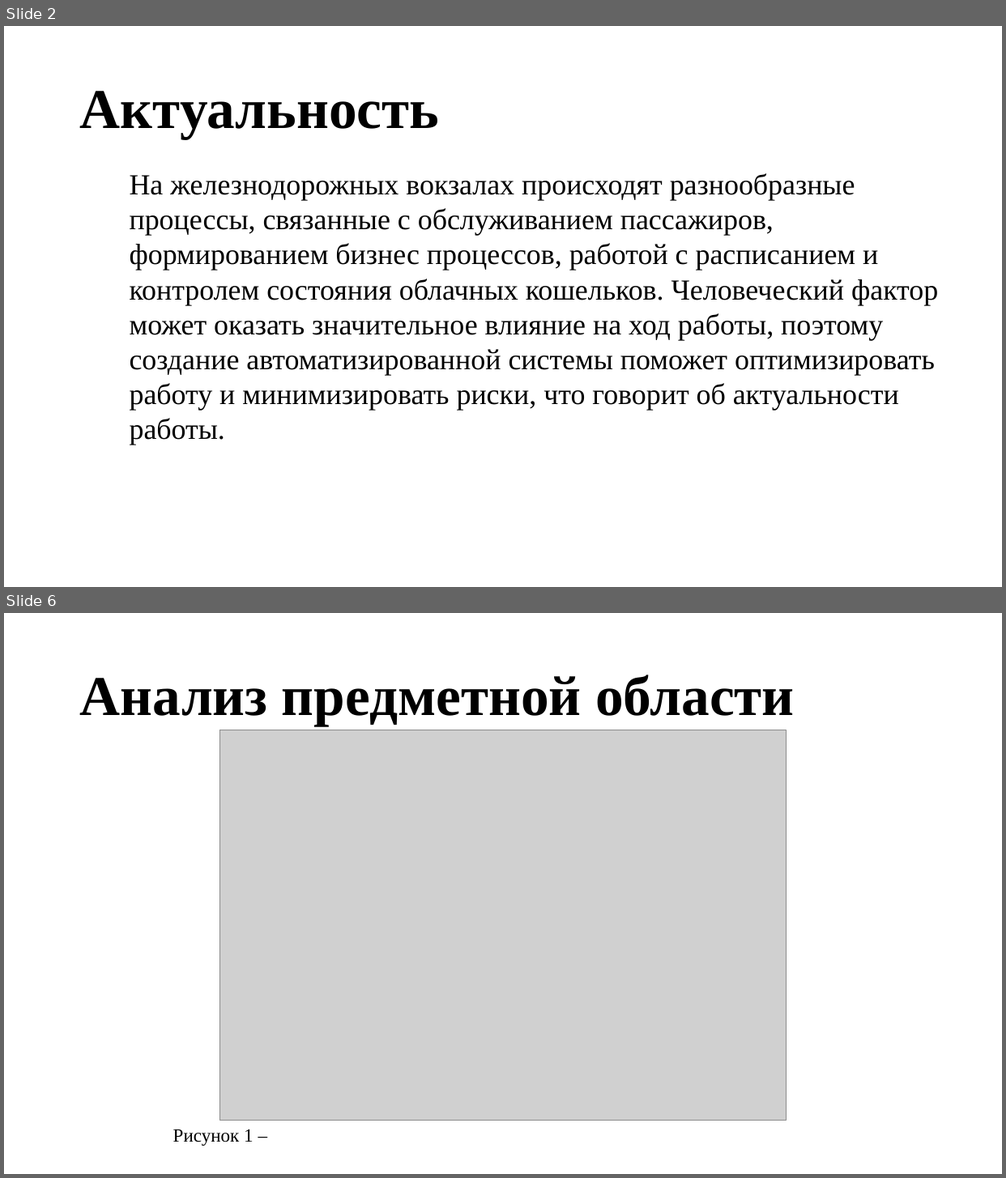
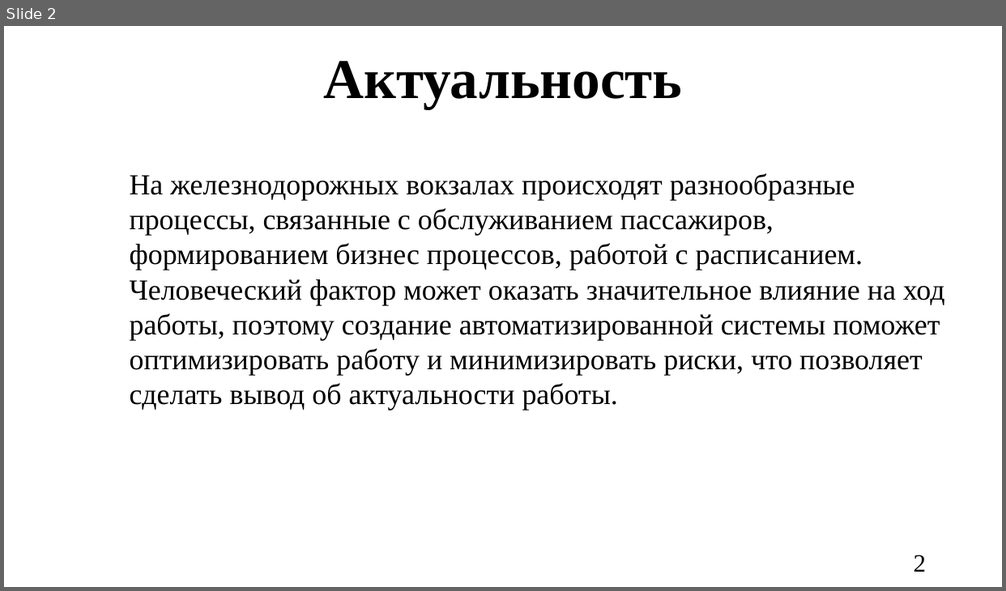
Before and after one commit to DogNellaf/TrainsDiploma, a slide deck: doc/Презентация.pptx. Shown one above the other, each under a label of ours: slides 2 and 6 before the commit, slide 2 after it; the slides between them are not shown. The pictures are 1006x1178 and 1006x591 pixels, drawn with LibreOffice and Linux fonts; fonts in the diff are those of the drawing; grey boxes stand for pictures; background and template pictures are left out. Boxes give left, top, right and bottom in pixels: in the first picture for what was removed or moved away, otherwise in the second. Text is boxed around its words. In the diff, an @@ line names an element or a change of style, - is before the commit and + after.

```diff
--- a/doc/Презентация.pptx
+++ b/doc/Презентация.pptx
@@ slide 6 removed at (4,613,1002,1174), background picture (left out) @@
@@ title removed at (80,675,795,726) @@
-Анализ предметной области
@@ picture removed at (219,730,786,1121) @@
@@ text removed at (173,1129,253,1146) @@
-Рисунок 1 –
@@ slide 2 changed as well @@
@@ title "Актуальность": place and size @@
-title "Актуальность" at (80,91,439,139)
+title "Актуальность" at (323,61,682,109)
@@ title "Актуальность" at (323,61,682,109): alignment left to centre @@
@@ text at (130,173,945,411): text changed @@
-На железнодорожных вокзалах происходят разнообразные процессы, связанные с обслуживанием пассажиров, формированием бизнес процессов, работой с расписанием и контролем состояния облачных кошельков. Человеческий фактор может оказать значительное влияние на ход работы, поэтому создание автоматизированной системы поможет оптимизировать работу и минимизировать риски, что говорит об актуальности работы.
+На железнодорожных вокзалах происходят разнообразные процессы, связанные с обслуживанием пассажиров, формированием бизнес процессов, работой с расписанием. Человеческий фактор может оказать значительное влияние на ход работы, поэтому создание автоматизированной системы поможет оптимизировать работу и минимизировать риски, что позволяет сделать вывод об актуальности работы.
@@ page number added at (914,555,926,572), 24 pt, text #000000 @@
+2
```
Also in this commit, not shown: 4 other slides changed, 19 slides added, 2 other files.
